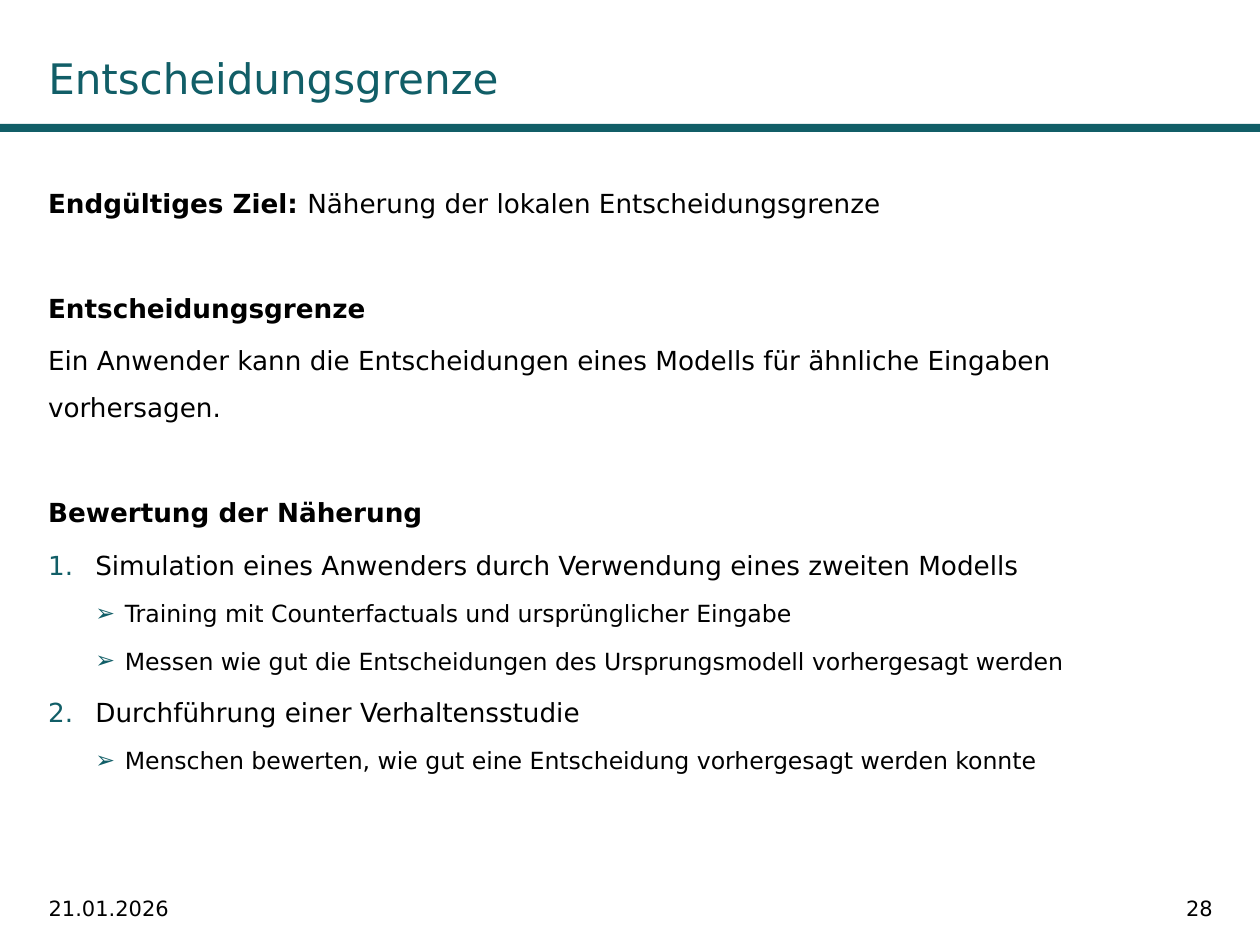
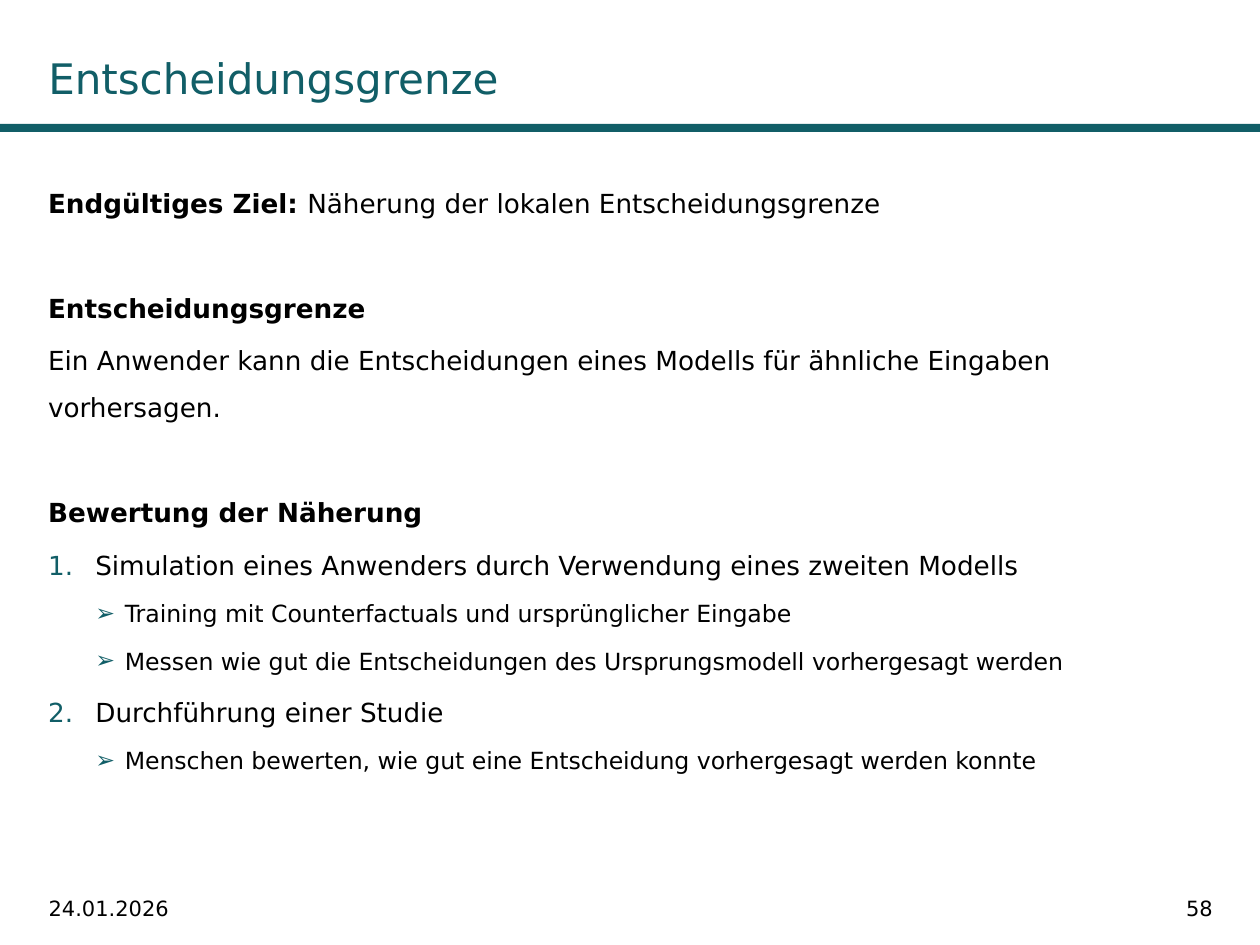
Before and after one commit to fabiw98/Seminar_DICE, a slide deck: slide 58 of Präsentation/DiCE_PowerPoint.potx (slide 28 before the commit). Drawn at 1260x945 pixels with LibreOffice and Linux fonts; fonts in the diff are those of the drawing; background and template pictures are left out. Boxes give left, top, right and bottom in pixels: in the first picture for what was removed or moved away, otherwise in the second. Text is boxed around its words. In the diff, an @@ line names an element or a change of style, - is before the commit and + after.

```diff
--- a/Präsentation/DiCE_PowerPoint.potx
+++ b/Präsentation/DiCE_PowerPoint.potx
@@ text at (95,702,444,728): text changed @@
-2. Durchführung einer Verhaltensstudie
+2. Durchführung einer Studie
@@ text at (49,900,169,917): text changed @@
-21.01.2026
+24.01.2026
@@ page number at (1186,900,1213,917): text changed @@
-28
+58
```
Also in this commit, not shown: 34 other slides changed, 38 slides added, 2 slides removed, 3 other files.
